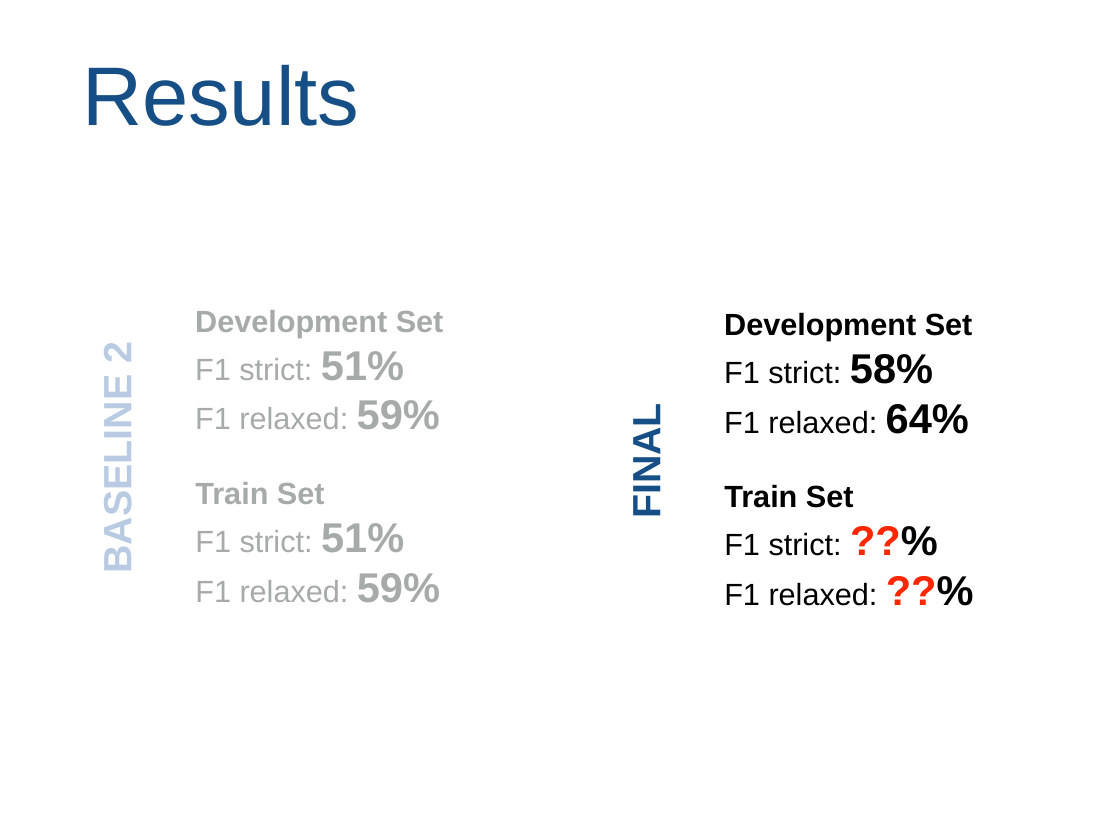
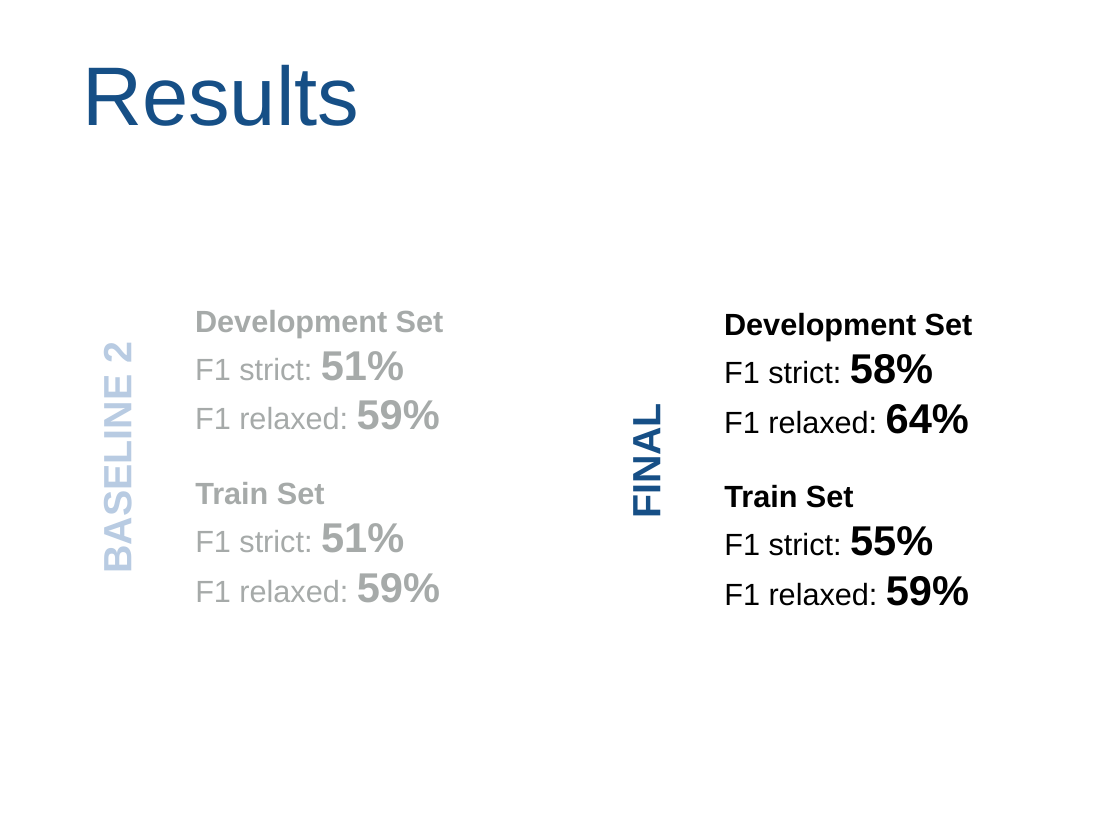
Before and after one commit to hugoflug/nlp-project, a slide deck: slide 8 of presentation/presentation.ppt. Drawn at 1120x840 pixels with LibreOffice and Linux fonts; fonts in the diff are those of the drawing. Boxes give left, top, right and bottom in pixels: in the first picture for what was removed or moved away, otherwise in the second. Text is boxed around its words. In the diff, an @@ line names an element or a change of style, - is before the commit and + after.

```diff
--- a/presentation/presentation.ppt
+++ b/presentation/presentation.ppt
@@ text at box(724, 526, 969, 606): text changed @@
-  F1 strict: ??%
-  F1 relaxed: ??%
+  F1 strict: 55%
+  F1 relaxed: 59%
```
Also in this commit, not shown: 3 other slides changed.
